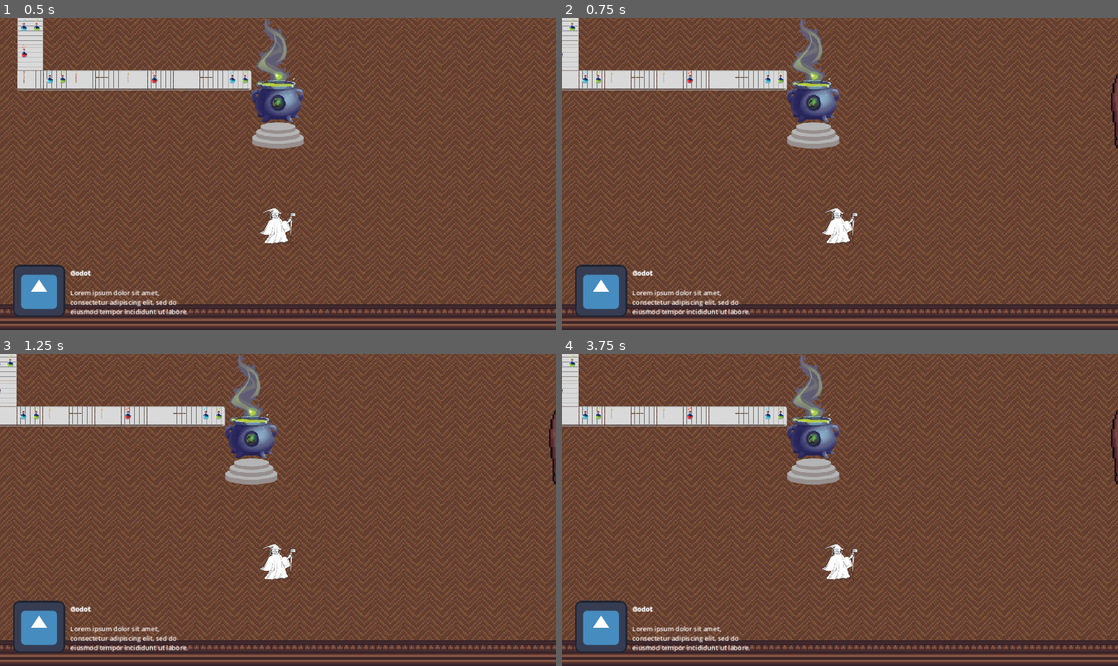
Above: before the commit, frames 1-4 (two rows, left to right).
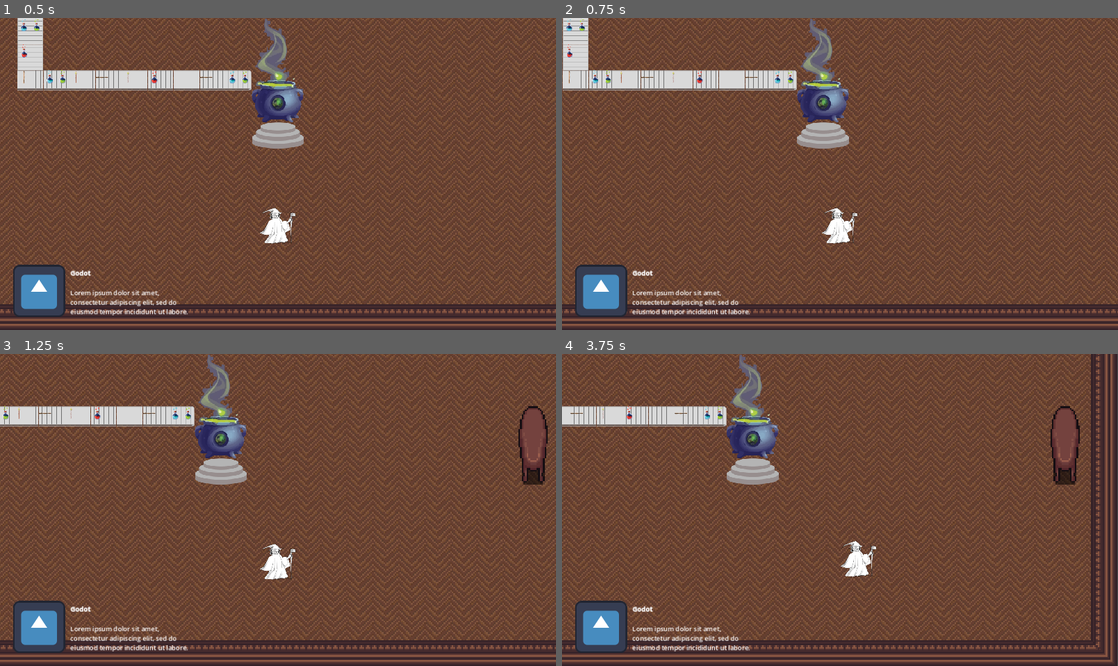
Above: after the commit, the same moments.

Repository: DataScienceAlliance-DSA/RDS-Game
Game: Godot game, scene res://tile_map.tscn
The game is run twice, just before and just after one commit, with the same random seed, the same clock (stepped at 60 frames per second) and the same inputs. The engine's default icon, where the game draws it, is replaced by a stand-in: a white triangle on a blue panel in a dark square.
Inputs:
- Up to frame 1 (0.5 s): no input
- Up to frame 2 (0.75 s): tap Enter at 0.5 s; hold Right (right) from 0.53 s (still down)
- Up to frame 3 (1.25 s): keep holding Right (right)
- Up to frame 4 (3.75 s): release Right (right) at 1.28 s; hold Down (down) 1.28-2.03 s; hold Right (right) 2.03-2.78 s; hold W (up) 2.78-3.53 s; hold A (left) from 3.53 s (still down)

Frame 1 is identical in both runs. In frame 2, 36% of the frame differs, in the area x 0-100%, y 0-95%; in frame 3, 38%; in frame 4, 40%, in the area x 0-100%, y 0-100%.

Commit message:
modified 4 directional movement

Diff:
--- a/rds_game_fall24/main_character.gd
+++ b/rds_game_fall24/main_character.gd
@@ -1,18 +1,50 @@
 extends CharacterBody2D
 
-var currPos = [960, 1024]
+var player_speed = 200
 
-func _input(event):
-	if event.is_action_pressed("right"):
-		currPos[0] += 64
+# movement stack & directional velocity constants
+var movement_stack = []
+var no_movement = Vector2(0, 0)
+var right_movement = Vector2(player_speed, 0)
+var left_movement = Vector2(-1 * player_speed, 0)
+var up_movement = Vector2(0, -1 * player_speed)
+var down_movement = Vector2(0, player_speed)
 
-	elif event.is_action_pressed("left"):
-		currPos[0] -= 64
+func _ready():
+	# movement stack starts with no movement, default state
+	movement_stack.push_front(no_movement)
 
-	elif event.is_action_pressed("up"):
-		currPos[1] -= 64
+func _process(_delta):
+	############################################################################
+	## TENTATIVE MOVEMENT STACK SYSTEM for limiting movement to four directions.
+	# ...i want to refactor so that its not 8 conditionals in a row if possible
 
-	elif event.is_action_pressed("down"):
-		currPos[1] += 64
+	# per each movement key, if just pressed, add the movement to stack
+	if Input.is_action_just_pressed("right"):
+		movement_stack.push_front(right_movement)
+	# otherwise, if just released, find and remove the movement from the stack
+	elif Input.is_action_just_released("right"):
+		movement_stack.pop_at(movement_stack.find(right_movement))
 
-	self.position = Vector2(currPos[0], currPos[1])
+	# rinse and repeat for each direction
+	if Input.is_action_just_pressed("left"):
+		movement_stack.push_front(left_movement)
+	elif Input.is_action_just_released("left"):
+		movement_stack.pop_at(movement_stack.find(left_movement))
+
+	if Input.is_action_just_pressed("up"):
+		movement_stack.push_front(up_movement)
+	elif Input.is_action_just_released("up"):
+		movement_stack.pop_at(movement_stack.find(up_movement))
+
+	if Input.is_action_just_pressed("down"):
+		movement_stack.push_front(down_movement)
+	elif Input.is_action_just_released("down"):
+		movement_stack.pop_at(movement_stack.find(down_movement))
+
+	# set the velocity to top of stack (most recently pressed direction)
+	self.velocity = movement_stack.front()
+	self.move_and_slide()
+
+	## -diego
+	############################################################################
--- a/rds_game_fall24/tile_map.tscn
+++ b/rds_game_fall24/tile_map.tscn
@@ -2,11 +2,11 @@
 
 [ext_resource type="Texture2D" uid="uid://b8hqa48xdvbd0" path="res://assets/victorian_interior/64x64-ALL-ASSETS.png" id="1_bro23"]
 [ext_resource type="Texture2D" uid="uid://bohtl5hnig5iy" path="res://assets/tutorial_assets/64x64/64x64_Tutorial_Assets.png" id="2_dx041"]
-[ext_resource type="Texture2D" uid="uid://cttv2ptbpq3vx" path="res://assets/tutorial_assets/64x64/Cauldron.png" id="3_io7tc"]
+[ext_resource type="Texture2D" uid="uid://cttv2ptbpq3vx" path="res://assets/tutorial_assets/64x64/cauldron.png" id="3_io7tc"]
 [ext_resource type="Texture2D" uid="uid://bibqsa3lh501w" path="res://assets/tutorial_assets/16x16/wand.png" id="3_s8v25"]
 [ext_resource type="Texture2D" uid="uid://m4kvn3052aa7" path="res://assets/tutorial_assets/16x16/potions.png" id="5_53snt"]
 [ext_resource type="Texture2D" uid="uid://moy7o3l4fe8n" path="res://assets/tutorial_assets/16x16/sceptre_2.png" id="6_hp220"]
-[ext_resource type="PackedScene" uid="uid://cfqpepeud7y6s" path="res://UI.tscn" id="9_n76cm"]
+[ext_resource type="PackedScene" uid="uid://dpmjmknjegvod" path="res://UI.tscn" id="9_n76cm"]
 [ext_resource type="Texture2D" uid="uid://djl0dug5vhss2" path="res://assets/tutorial_assets/16x16/fox.png" id="15_hhyxp"]
 [ext_resource type="PackedScene" uid="uid://co48lktbon2ou" path="res://main_character.tscn" id="16_0o7eq"]
 
Not shown: 1 places in rds_game_fall24/UI.tscn that only renumber resources
Not shown, changed: rds_game_fall24/assets/tutorial_assets/64x64/cauldron.png.import
